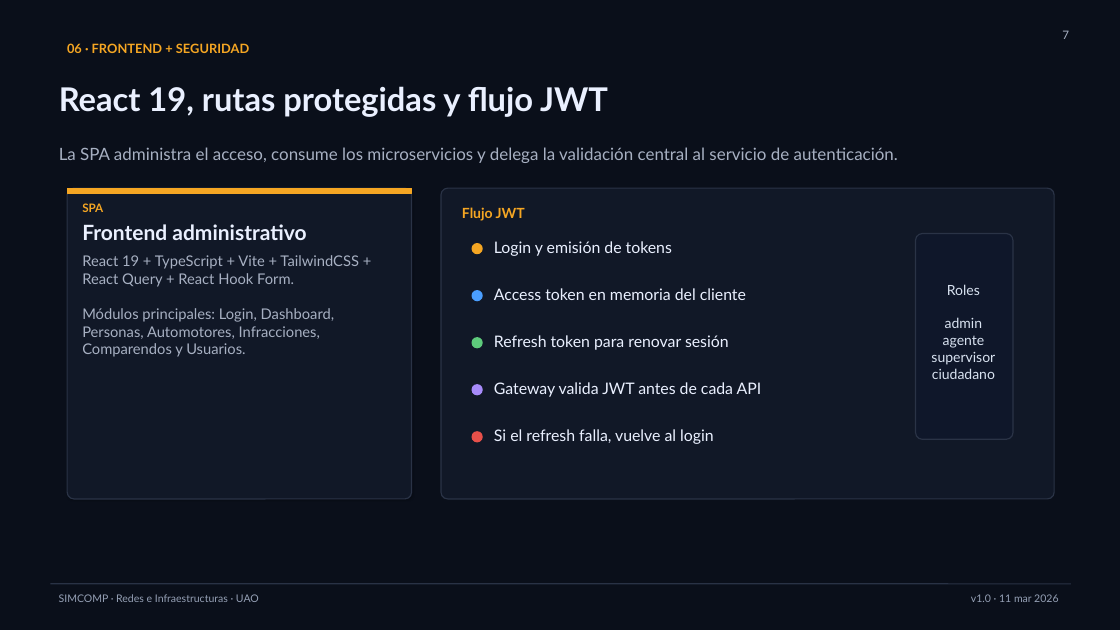
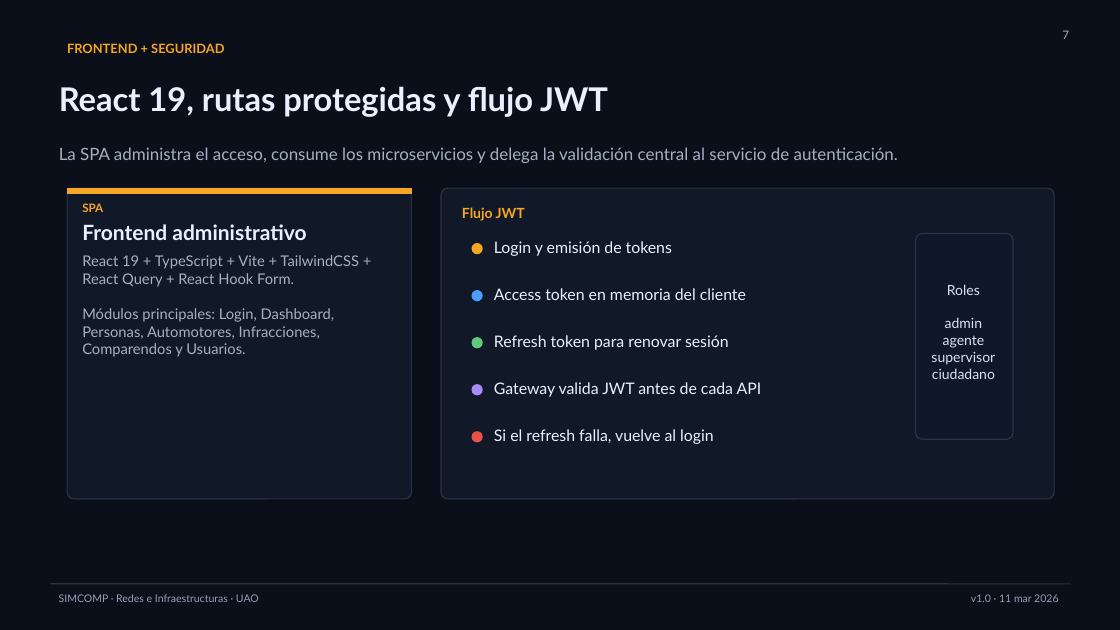
Before and after one commit to driosoft-pro/simcomp, a slide deck: slide 7 of docs/SIMCOMP.pptx. Drawn at 1120x630 pixels with LibreOffice and Linux fonts; fonts in the diff are those of the drawing. Boxes give left, top, right and bottom in pixels: in the first picture for what was removed or moved away, otherwise in the second. Text is boxed around its words. In the diff, an @@ line names an element or a change of style, - is before the commit and + after.

```diff
--- a/docs/SIMCOMP.pptx
+++ b/docs/SIMCOMP.pptx
@@ text at (67, 43, 224, 53): text changed @@
-06 · FRONTEND + SEGURIDAD
+FRONTEND + SEGURIDAD
```
Also in this commit, not shown: 9 other slides changed, 15 other files.
